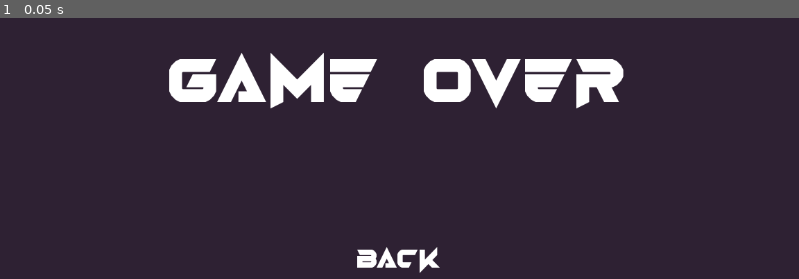
Above: before the commit, frame 1.
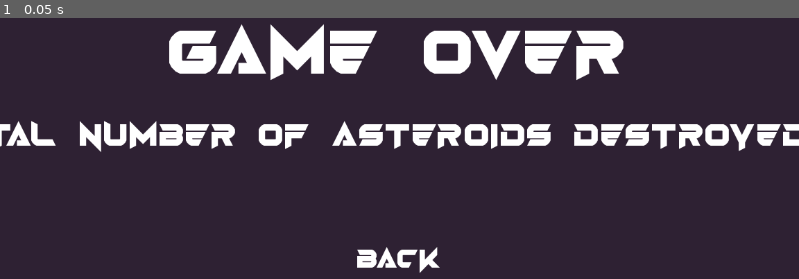
Above: after the commit, the same moment.

Repository: Xwilarg/LudumDare54
Game: Godot game, scene res://Scenes/GameOver.tscn
The game is run twice, just before and just after one commit, with the same random seed, the same clock (stepped at 60 frames per second) and the same inputs. This scene is started directly instead of the project's main scene. Video files are missing from this copy of the repository; at most half a second of black plays in their place.
Inputs:
- Up to frame 1 (0.05 s): no input

The runs differ from the first frame. In frame 1, 14% of the frame differs, in the area x 0-100%, y 2-52%.
Error before the commit: Invalid call. Nonexistent function 'has' in base 'Nil'. (res://Scripts/GameManager.gd:39)
Error after the commit: Invalid call. Nonexistent function 'has' in base 'Nil'. (res://Scripts/GameManager.gd:41)

Commit message:
Add score on game over screen

Diff:
--- a/Scenes/GameOver.tscn
+++ b/Scenes/GameOver.tscn
@@ -26,22 +26,33 @@
 grow_vertical = 2
 color = Color(0.180392, 0.129412, 0.2, 1)
 
-[node name="Label" type="Label" parent="Control"]
+[node name="BoxContainer2" type="VBoxContainer" parent="Control"]
 layout_mode = 1
 anchors_preset = 8
 anchor_left = 0.5
 anchor_top = 0.5
 anchor_right = 0.5
 anchor_bottom = 0.5
-offset_left = -20.0
-offset_top = -11.5
-offset_right = 20.0
-offset_bottom = 11.5
+offset_left = -334.5
+offset_top = -79.0
+offset_right = 334.5
+offset_bottom = 79.0
 grow_horizontal = 2
 grow_vertical = 2
+
+[node name="Label" type="Label" parent="Control/BoxContainer2"]
+layout_mode = 2
 theme_override_fonts/font = ExtResource("2_ueumv")
 text = "GAME OVER"
 label_settings = SubResource("LabelSettings_exepm")
+horizontal_alignment = 1
+
+[node name="Score" type="Label" parent="Control/BoxContainer2"]
+layout_mode = 2
+theme_override_fonts/font = ExtResource("2_ueumv")
+theme_override_font_sizes/font_size = 40
+text = "SCORE"
+horizontal_alignment = 1
 
 [node name="BoxContainer" type="BoxContainer" parent="Control"]
 custom_minimum_size = Vector2(0, 130)
--- a/Scripts/Asteroid.gd
+++ b/Scripts/Asteroid.gd
@@ -31,6 +31,7 @@
 	hp -= value
 	if hp <= 0:
 		$"RigidBody3D/Label3D".text = "0 / 100"
+		GameManager.destroyed_asteroids += 1
 		explode()
 	else:
 		$"RigidBody3D/Label3D".text = str(hp) + " / 100"
--- a/Scripts/GameManager.gd
+++ b/Scripts/GameManager.gd
@@ -15,6 +15,8 @@
 var time_now: int = 0
 var elapsed_time: int
 var meteo: String
+
+var destroyed_asteroids = 0
 
 func _init_cards():
 	for card in _deck.data:
--- a/Scripts/GameOver.gd
+++ b/Scripts/GameOver.gd
@@ -6,6 +6,7 @@
 # Called when the node enters the scene tree for the first time.
 func _ready():
 	$Control/BoxContainer/Back.text = tr("GAMEOVER_BACK")
+	$Control/BoxContainer2/Score.text = tr("GAMEOVER_SCORE").replace("%1", str(GameManager.destroyed_asteroids))
 
 
 # Called every frame. 'delta' is the elapsed time since the previous frame.
--- a/Translations/text.csv
+++ b/Translations/text.csv
@@ -4,6 +4,7 @@
 MENU_LANGUAGE;LANGUAGE - ENGLISH;LANGUE - FRANÇAIS
 
 GAMEOVER_BACK;BACK;RETOUR
+GAMEOVER_SCORE;TOTAL NUMBER OF ASTEROIDS DESTROYED: %1;NOMBRE D'ASTEROÏDES DÉTRUITS: %1
 
 CREDIT_2D;2D;3D
 CREDIT_3D;3D;3D
